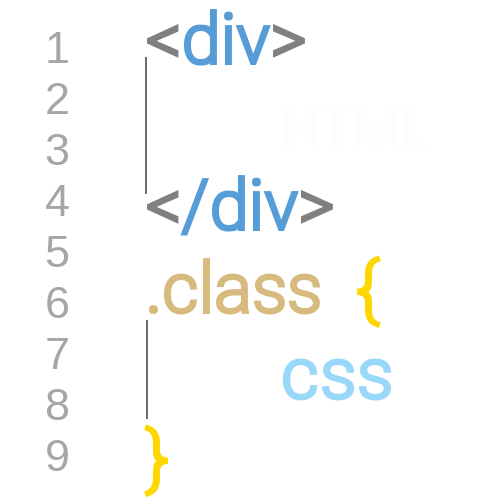
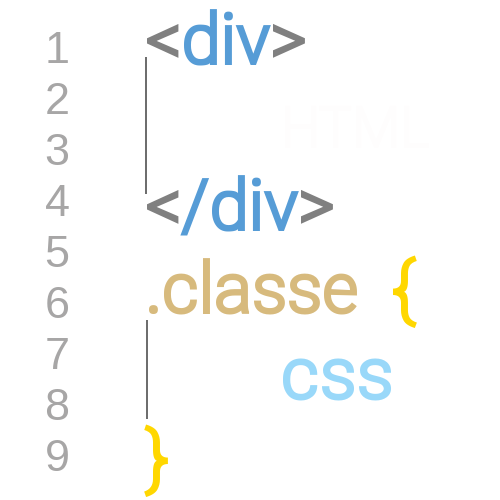
Layers edited between the first and the second 500×500 image:
painted on "<div> ..." over [324, 255, 417, 328]
